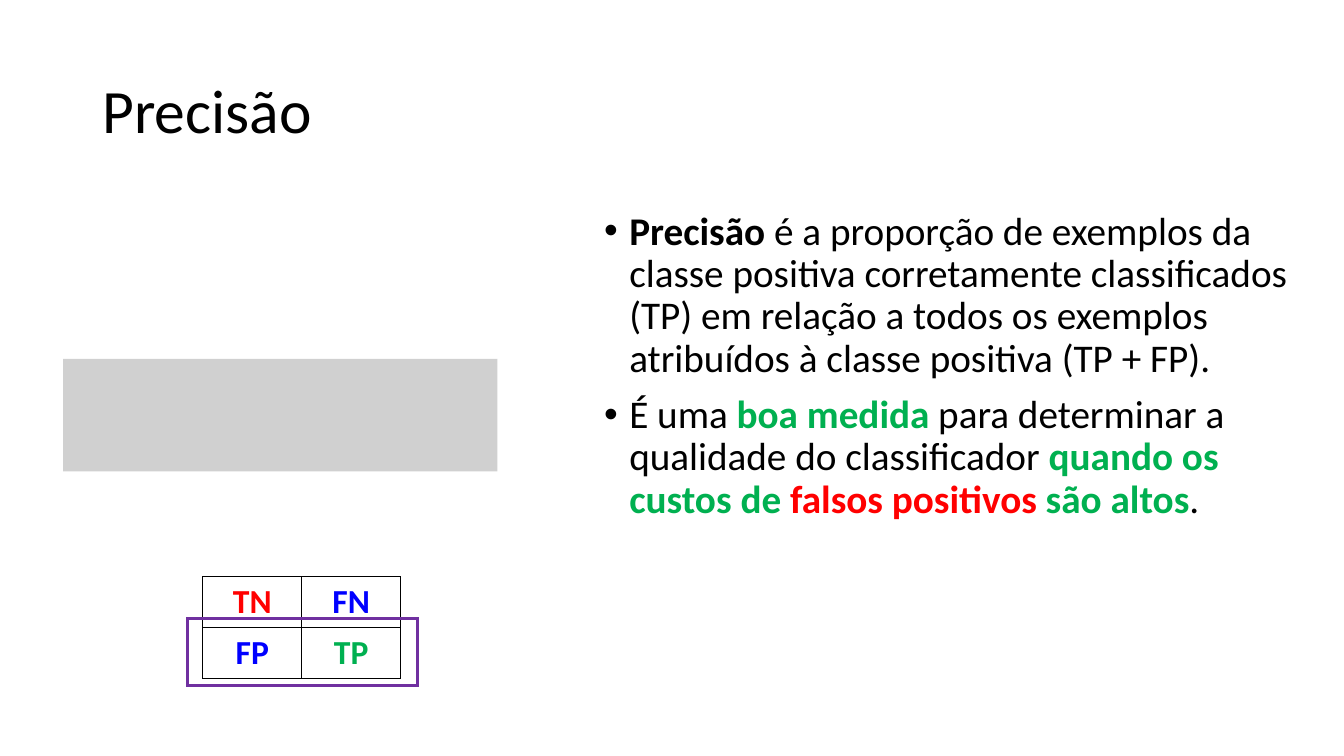
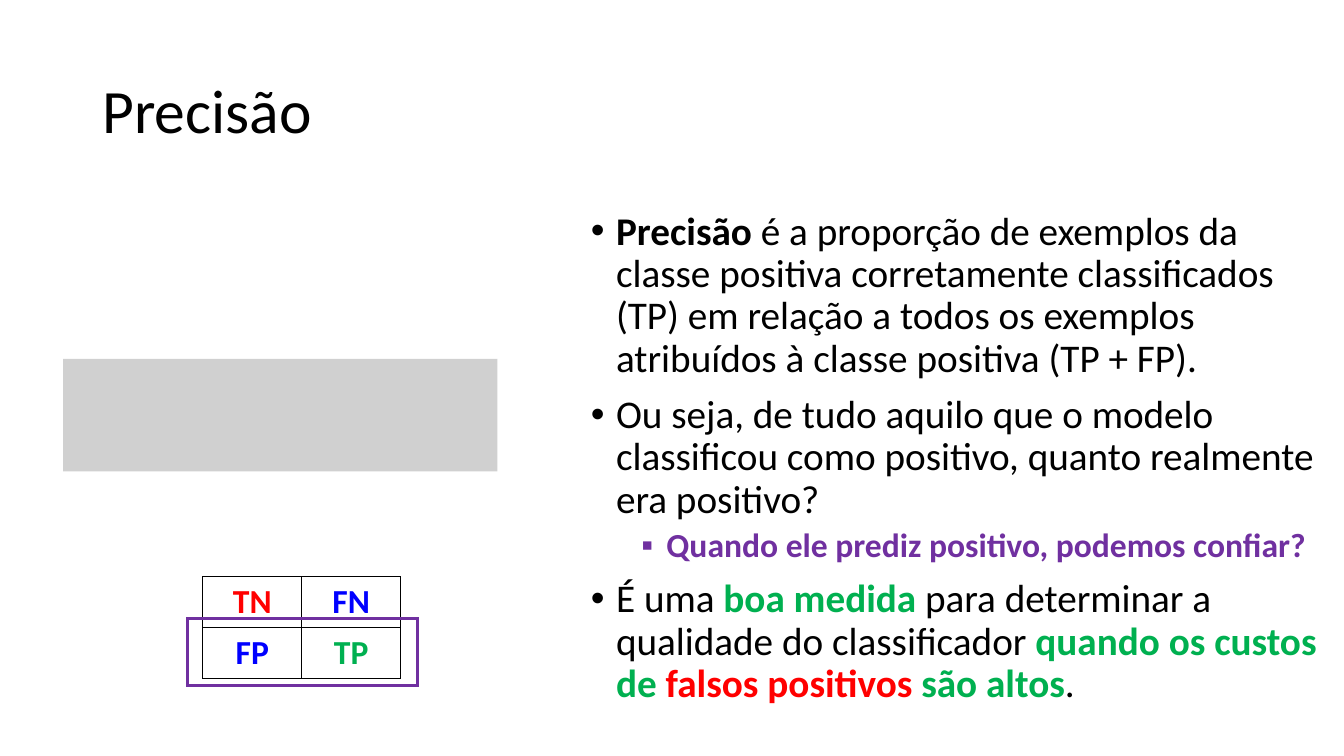
Before and after one commit to zz4fap/c24_inteligencia_artificial, a slide deck: slide 14 of slides/C24_Métricas_de_Classificação.pptx. Drawn at 1344x756 pixels with LibreOffice and Linux fonts; fonts in the diff are those of the drawing; grey boxes stand for pictures. Boxes give left, top, right and bottom in pixels: in the first picture for what was removed or moved away, otherwise in the second. Text is boxed around its words. In the diff, an @@ line names an element or a change of style, - is before the commit and + after.

```diff
--- a/slides/C24_Métricas_de_Classificação.pptx
+++ b/slides/C24_Métricas_de_Classificação.pptx
@@ text "Precisão é a proporção de ...": place and size @@
-text "Precisão é a proporção de ..." at (629,217,1287,519)
+text "Precisão é a proporção de ..." at (616,217,1316,703)
@@ text at (616,400,1313,563): paragraphs added @@
+• Ou seja, de tudo aquilo que o modelo classificou como positivo, quanto realmente era positivo?
+  ▪ Quando ele prediz positivo, podemos confiar?
```
Also in this commit, not shown: 15 other slides changed, 1 slide added, 2 other files.
